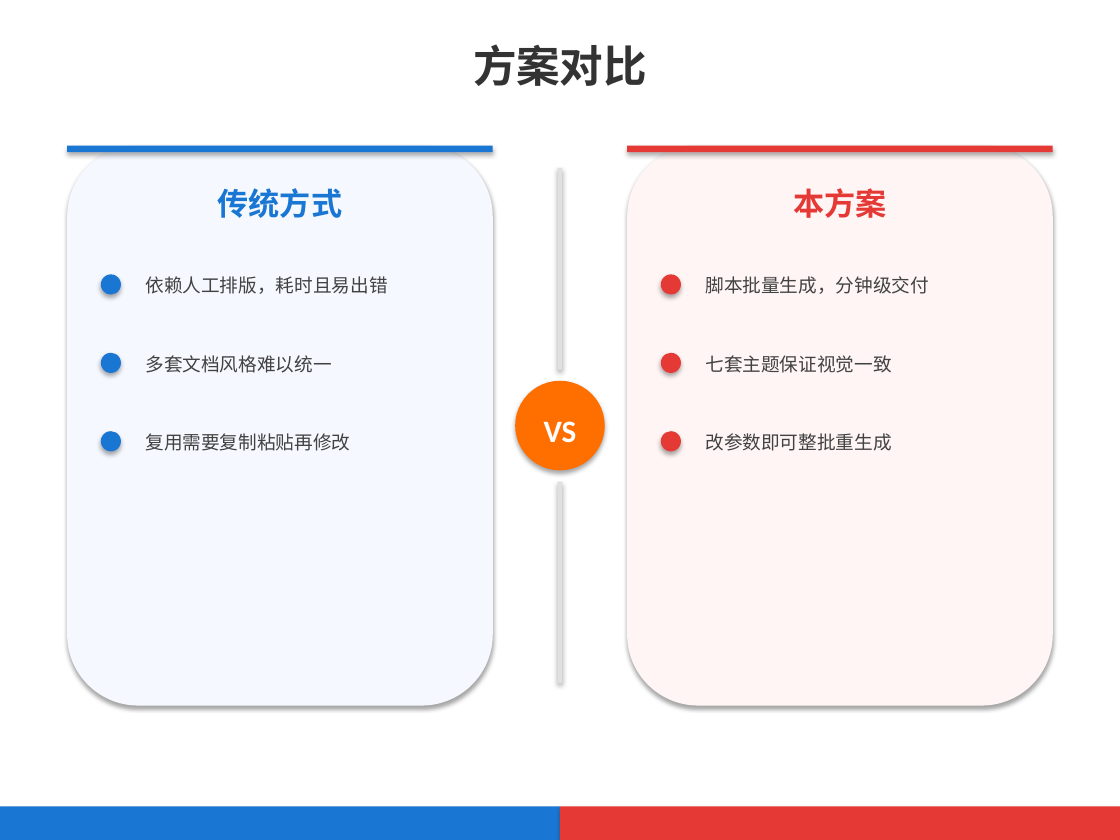
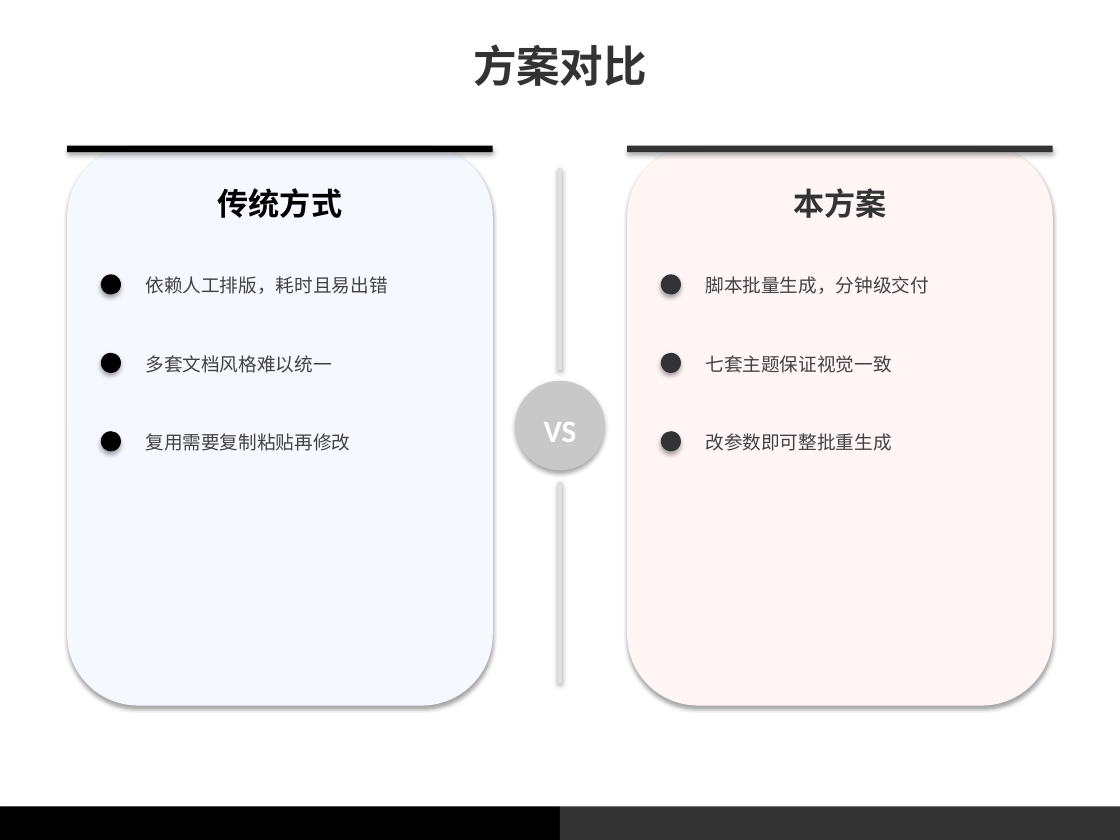
Before and after one commit to wuhua2026/ppt-templates, a slide deck: slide 1 of templates/static/content/comparison_minimalist_bw.pptx. Drawn at 1120x840 pixels with LibreOffice and Linux fonts; fonts in the diff are those of the drawing. Boxes give left, top, right and bottom in pixels: in the first picture for what was removed or moved away, otherwise in the second. Text is boxed around its words. In the diff, an @@ line names an element or a change of style, - is before the commit and + after.

```diff
--- a/templates/static/content/comparison_minimalist_bw.pptx
+++ b/templates/static/content/comparison_minimalist_bw.pptx
@@ text "传统方式" at (218, 188, 343, 218): text colour #1976D2 to #000000 @@
@@ text "本方案" at (793, 188, 886, 218): text colour #E53935 to #333333 @@
@@ ellipse at (515, 381, 605, 470): fill #FF6F00 to #C8C8C8 @@
@@ fill #1976D2 to #000000 in 5 elements at (67, 146, 493, 152), (101, 274, 121, 295), (101, 353, 121, 373), (101, 431, 121, 451), (0, 806, 560, 840) @@
@@ fill #E53935 to #333333 in 5 elements at (627, 146, 1053, 152), (661, 274, 681, 295), (661, 353, 681, 373), (661, 431, 681, 451), (560, 806, 1120, 840) @@
```
Also in this commit, not shown: 35 other files.
